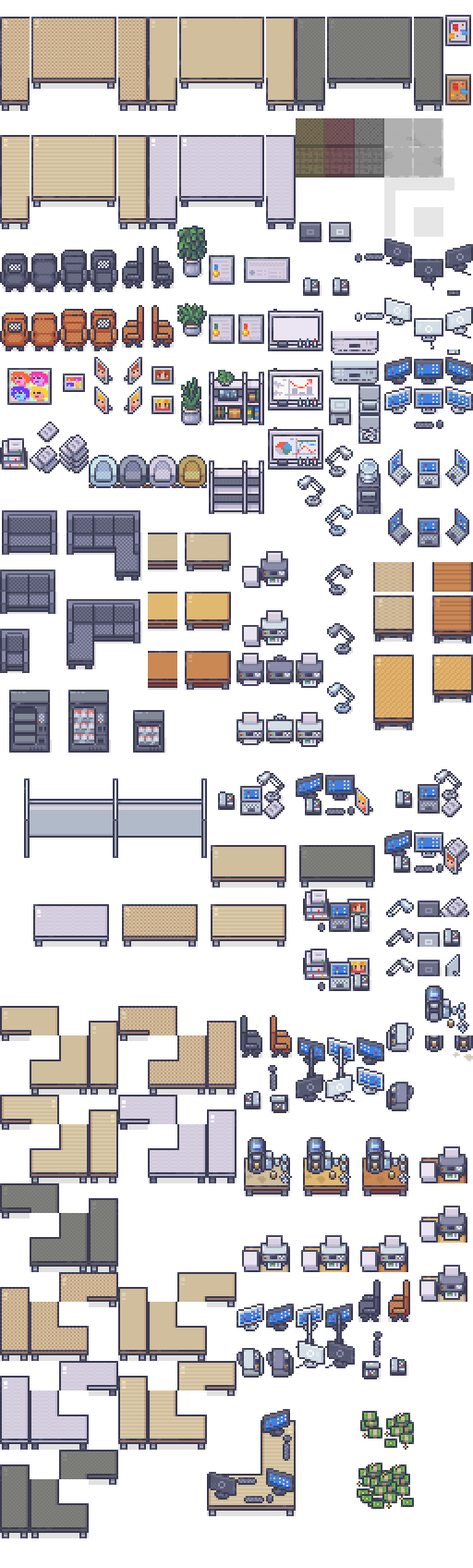
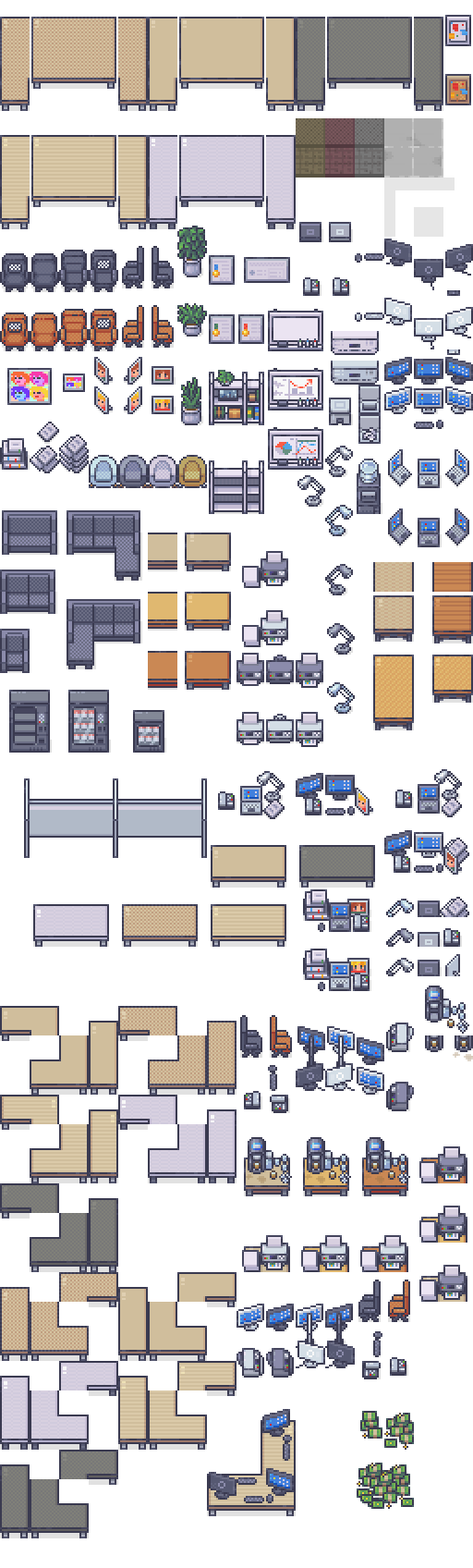
Revision of a layered 473x1568 image; what changed, layer by layer:
painted on "LimeZu_MO.png" over bbox(295, 1026, 356, 1103)
